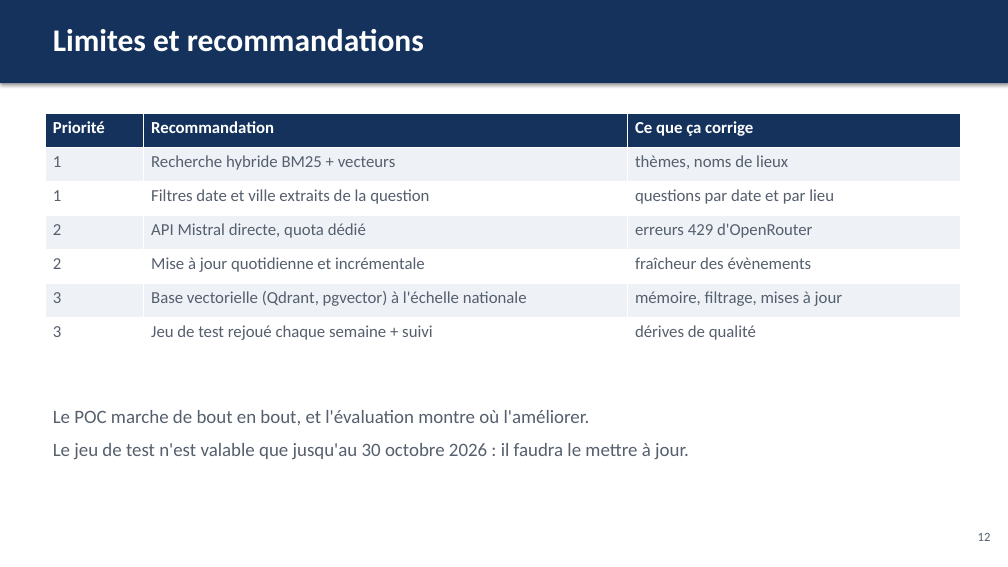
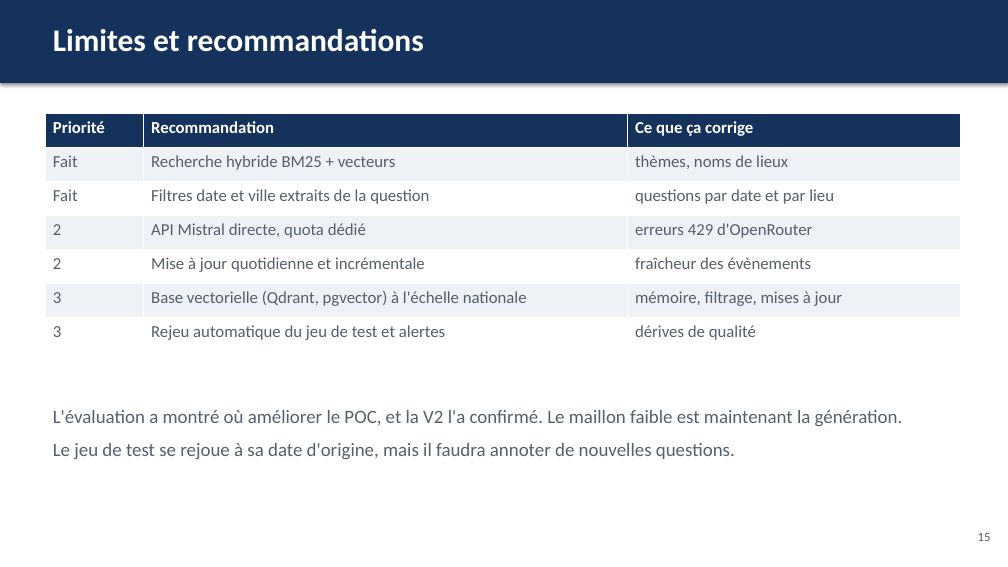
Before and after one commit to Matz-ai/concevoir-et-deployer-un-systeme-rag, a slide deck: slide 15 of livrables/presentation.pptx (slide 12 before the commit). Drawn at 1008x567 pixels with LibreOffice and Linux fonts; fonts in the diff are those of the drawing. Boxes give left, top, right and bottom in pixels: in the first picture for what was removed or moved away, otherwise in the second. Text is boxed around its words. In the diff, an @@ line names an element or a change of style, - is before the commit and + after.

```diff
--- a/livrables/presentation.pptx
+++ b/livrables/presentation.pptx
@@ table at [45,113,960,352] @@
-row 2, column 1: 1
+row 2, column 1: Fait
-row 3, column 1: 1
+row 3, column 1: Fait
-row 7, column 2: Jeu de test rejoué chaque semaine + suivi
+row 7, column 2: Rejeu automatique du jeu de test et alertes
@@ text at [53,410,903,459]: text changed @@
-Le POC marche de bout en bout, et l'évaluation montre où l'améliorer.
-Le jeu de test n'est valable que jusqu'au 30 octobre 2026 : il faudra le mettre à jour.
+L'évaluation a montré où améliorer le POC, et la V2 l'a confirmé. Le maillon faible est maintenant la génération.
+Le jeu de test se rejoue à sa date d'origine, mais il faudra annoter de nouvelles questions.
@@ text at [978,533,991,541]: text changed @@
-12
+15
```
Also in this commit, not shown: 2 other slides changed, 3 slides added, 6 other files.
